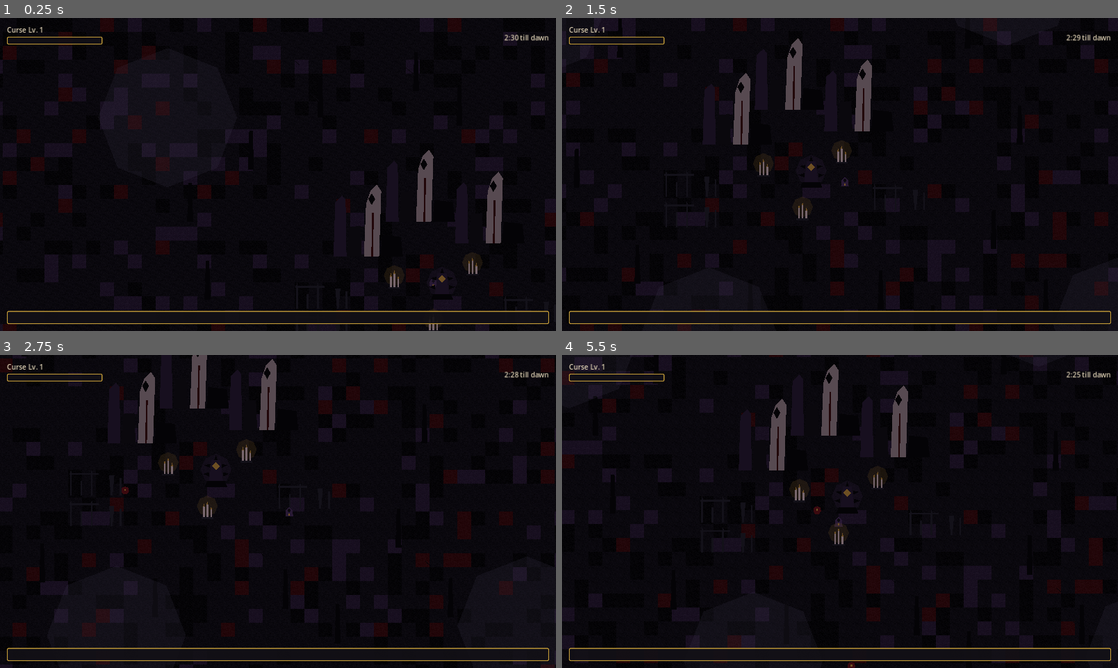
Above: before the commit, frames 1-4 (two rows, left to right).
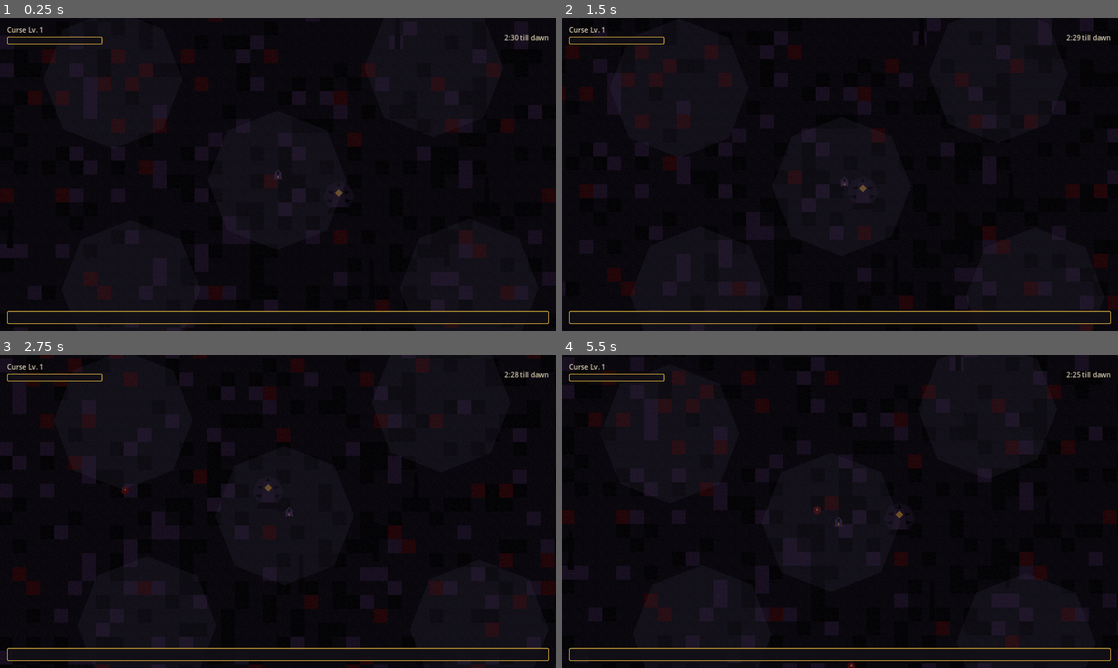
Above: after the commit, the same moments.

Repository: amzer24/sealed-chapel
Game: Godot game, scene res://scenes/main/Main.tscn
Same seed, same stepped clock (60 frames per second), same inputs: the game is played once before the commit and once after it.
Inputs:
- Up to frame 1 (0.25 s): no input
- Up to frame 2 (1.5 s): hold D 0.53-1.28 s; hold S from 1.28 s (still down)
- Up to frame 3 (2.75 s): release S at 2.03 s; hold D from 2.03 s (still down)
- Up to frame 4 (5.5 s): release D at 2.78 s; hold W 2.78-3.53 s; hold A 3.53-5.03 s; hold S from 5.03 s (still down)

The runs differ from the first frame. In frame 1, 8.4% of the frame differs, in the area x 0-100%, y 0-100%; in frame 2, 8.8%; in frame 3, 8.0%; in frame 4, 9.2%.

Commit message:
Replace fixed TileMap with an endless procedural chunk streamer
Per new lock: the map must be procedural/endless, not a single fixed
hand-authored TileMap rectangle.

- World.gd is now a chunk streamer: 32x32-tile chunks (~1024px) load in
  a radius around the player's current chunk and unload once far enough
  behind (LOAD_RADIUS=1 always-resident 3x3 grid, KEEP_RADIUS=2 with
  hysteresis to avoid thrashing at the edge), checked on a lightweight
  0.35s timer instead of every frame.
- Each chunk's ground (procedural TileMap, same weighted-noise technique
  as before) and dressing (dead trees, chapel ruin fragments, candle
  clusters, occasional broken iron fence pieces) are generated from a
  deterministic hash of the chunk's own coordinate, so revisiting a
  chunk regenerates an identical layout without keeping it resident.
  Dressing is scattered randomly and sparsely per chunk -- never enough
  in one chunk to close a loop.
- The bargain shrine landmark is guaranteed to spawn in the world-origin
  chunk, near the player's start position.
- Ground tiles/props are split across a plain  container (always
  behind, never sorted) and the existing Y-sorted  container, so
  Y-sort ordering between the player/enemies/props stays correct even
  though props now belong to dynamically loaded/unloaded chunks.
- Removed the old fixed-size bounds clamp entirely (Player.gd, World.gd):
  per the brief, this prototype keeps streaming instead of adding a soft
  edge, so there is no wall anywhere and the roam is genuinely endless.
- Fog now recenters on the player every frame so the drifting atmosphere
  layer stays visible throughout an endless roam instead of being left
  behind at the origin.
- Enemy waves are unchanged in spirit (still procedural, random
  angle/distance around the player) but no longer clamp to any map
  rectangle.
- README updated throughout to describe the procedural/endless roam and
  documents the streamer's parameters.

Verified headlessly (Godot 4.3): a scripted walk of 3000+px confirms
chunks load in the expected 3x3/hysteresis pattern, actually unload
(chunk keys drop out as the player moves away), and the loaded-chunk
count plateaus (bounded memory) rather than growing unbounded, all with
zero runtime errors. Also re-verified the forced-death -> Game.restart()
path still works end-to-end with the new World (fresh 3x3 chunk grid
loads correctly around the recreated player).

Co-authored-by: Lee Leckenby <amzer24@users.noreply.github.com>

Diff:
--- a/scenes/world/World.tscn
+++ b/scenes/world/World.tscn
@@ -9,7 +9,7 @@
 [node name="CanvasModulate" type="CanvasModulate" parent="."]
 color = Color(0.55, 0.5, 0.62, 1)
 
-[node name="TileMap" type="TileMap" parent="."]
+[node name="Ground" type="Node2D" parent="."]
 
 [node name="YSort" type="Node2D" parent="."]
 y_sort_enabled = true
@@ -18,29 +18,32 @@
 script = ExtResource("2")
 
 [node name="Cloud1" type="Polygon2D" parent="Fog"]
-position = Vector2(500, 420)
+position = Vector2(-420, -220)
 color = Color(0.55, 0.55, 0.62, 0.14)
 polygon = PackedVector2Array(0, -160, 115, -115, 160, 0, 115, 115, 0, 160, -115, 115, -160, 0, -115, -115)
 
 [node name="Cloud2" type="Polygon2D" parent="Fog"]
-position = Vector2(1650, 320)
+position = Vector2(380, -280)
 color = Color(0.55, 0.55, 0.62, 0.14)
 polygon = PackedVector2Array(0, -160, 115, -115, 160, 0, 115, 115, 0, 160, -115, 115, -160, 0, -115, -115)
 
 [node name="Cloud3" type="Polygon2D" parent="Fog"]
-position = Vector2(950, 1220)
+position = Vector2(-320, 300)
 color = Color(0.55, 0.55, 0.62, 0.14)
 polygon = PackedVector2Array(0, -160, 115, -115, 160, 0, 115, 115, 0, 160, -115, 115, -160, 0, -115, -115)
 
 [node name="Cloud4" type="Polygon2D" parent="Fog"]
-position = Vector2(1850, 1150)
+position = Vector2(400, 260)
 color = Color(0.55, 0.55, 0.62, 0.14)
 polygon = PackedVector2Array(0, -160, 115, -115, 160, 0, 115, 115, 0, 160, -115, 115, -160, 0, -115, -115)
 
 [node name="Cloud5" type="Polygon2D" parent="Fog"]
-position = Vector2(280, 1300)
+position = Vector2(20, -20)
 color = Color(0.55, 0.55, 0.62, 0.14)
 polygon = PackedVector2Array(0, -160, 115, -115, 160, 0, 115, 115, 0, 160, -115, 115, -160, 0, -115, -115)
 
 [node name="SpawnTimer" type="Timer" parent="."]
 wait_time = 2.2
+
+[node name="ChunkTimer" type="Timer" parent="."]
+wait_time = 0.35
--- a/scripts/player/Player.gd
+++ b/scripts/player/Player.gd
@@ -3,7 +3,9 @@
 
 ## The player: WASD/arrow movement plus a timed auto-attack that fires at the
 ## nearest enemy in range. Stats are mutated directly by bargain upgrades via
-## `apply_upgrade_stat`.
+## `apply_upgrade_stat`. The roam is endless (chunks stream in around the
+## player in `World.gd`), so there is no bounds clamp here and no wall to
+## hit -- movement is unconstrained in every direction.
 
 const PROJECTILE_SCENE := preload("res://scenes/player/Projectile.tscn")
 
@@ -15,8 +17,6 @@
 @export var pickup_radius := 46.0
 
 var health: float
-var bounds_min := Vector2.ZERO
-var bounds_max := Vector2.ZERO
 
 @onready var attack_timer: Timer = $AttackTimer
 
@@ -36,20 +36,9 @@
 		input_vec = input_vec.normalized()
 	velocity = input_vec * move_speed
 	move_and_slide()
-	_apply_soft_bounds()
 
 func _axis(key_a: Key, key_b: Key) -> float:
 	return 1.0 if (Input.is_physical_key_pressed(key_a) or Input.is_physical_key_pressed(key_b)) else 0.0
-
-## Soft bounds: no walls or colliders, the roam simply cannot walk past the
-## edge of the wood. This is deliberately not a sealed ring.
-func _apply_soft_bounds() -> void:
-	global_position.x = clamp(global_position.x, bounds_min.x, bounds_max.x)
-	global_position.y = clamp(global_position.y, bounds_min.y, bounds_max.y)
-
-func set_bounds(min_pos: Vector2, max_pos: Vector2) -> void:
-	bounds_min = min_pos
-	bounds_max = max_pos
 
 func get_health() -> float:
 	return health
--- a/scripts/world/World.gd
+++ b/scripts/world/World.gd
@@ -1,15 +1,24 @@
 extends Node2D
 
-## Open roaming arena: builds a procedural ground TileMap (no external art
-## needed), scatters haunted-wood / ruined-chapel dressing, spawns the
-## player with soft bounds + camera follow, and runs the enemy spawner.
+## Endless, procedural roam: ground and dressing stream in as square chunks
+## around the player (Survivors-style), not one fixed, hand-authored map
+## rectangle. Chunks load ahead of the player and unload behind them, so
+## there is no hard wall anywhere and no sealed ring.
 ##
-## This is a roam with soft edges, not a sealed ring: the iron fence prop is
-## intentionally broken/partial rather than a closed loop.
+## Each chunk's ground + dressing is generated from a seed derived from its
+## own coordinate, so revisiting a chunk always regenerates the same layout
+## deterministically without needing to keep it resident forever.
 
 const TILE_SIZE := 32
-const MAP_TILES := Vector2i(72, 50)
-const BOUNDS_INSET := 2
+const CHUNK_TILES := 32
+const CHUNK_PIXELS := TILE_SIZE * CHUNK_TILES
+
+## Chunks within LOAD_RADIUS of the player's chunk must always be resident;
+## anything beyond KEEP_RADIUS gets unloaded. The gap between the two is a
+## buffer so chunks don't thrash in and out right at the edge.
+const LOAD_RADIUS := 1
+const KEEP_RADIUS := 2
+const CHUNK_CHECK_INTERVAL := 0.35
 
 const PLAYER_SCENE := preload("res://scenes/player/Player.tscn")
 const ENEMY_SCENE := preload("res://scenes/enemies/Blob.tscn")
@@ -23,22 +32,24 @@
 @export var spawn_interval_min := 0.55
 @export var spawn_ramp_time := 100.0
 
-@onready var tile_map: TileMap = $TileMap
+@onready var ground: Node2D = $Ground
 @onready var ysort: Node2D = $YSort
+@onready var fog: Node2D = $Fog
 @onready var spawn_timer: Timer = $SpawnTimer
+@onready var chunk_timer: Timer = $ChunkTimer
 
 var player: Player
-var bounds_min: Vector2
-var bounds_max: Vector2
+
+var _ground_tile_set: TileSet
+var _ground_source_id := 0
+## Vector2i chunk coord -> {"tile_map": TileMap, "props": Array[Node2D]}
+var _loaded_chunks: Dictionary = {}
+var _player_chunk := Vector2i.ZERO
 
 func _ready() -> void:
-	var pixel_size := Vector2(MAP_TILES) * TILE_SIZE
-	bounds_min = Vector2.ONE * TILE_SIZE * BOUNDS_INSET
-	bounds_max = pixel_size - Vector2.ONE * TILE_SIZE * BOUNDS_INSET
-
-	_build_ground()
-	_scatter_dressing()
-	_spawn_player(pixel_size * 0.5)
+	_build_shared_ground_tile_set()
+	_spawn_player(Vector2.ZERO)
+	_update_chunks(true)
 
 	Game.register_world_container(ysort)
 
@@ -46,11 +57,23 @@
 	spawn_timer.timeout.connect(_on_spawn_timer_timeout)
 	spawn_timer.start()
 
-# ---------------------------------------------------------------------------
-# Ground
-# ---------------------------------------------------------------------------
-
-func _build_ground() -> void:
+	chunk_timer.wait_time = CHUNK_CHECK_INTERVAL
+	chunk_timer.timeout.connect(_on_chunk_timer_timeout)
+	chunk_timer.start()
+
+func _process(_delta: float) -> void:
+	# Fog is atmosphere, not a level feature: keep it centred on the player
+	# so it drifts overhead everywhere in the endless roam, not just near
+	# the start.
+	if player:
+		fog.global_position = player.global_position
+
+# ---------------------------------------------------------------------------
+# Shared procedural ground atlas -- built once and reused by every chunk's
+# TileMap so we never pay the texture-generation cost more than once.
+# ---------------------------------------------------------------------------
+
+func _build_shared_ground_tile_set() -> void:
 	var variants := [Palette.SOOT, Palette.SOOT_DARK, Palette.BRUISE_PURPLE_DARK, Palette.DRIED_BLOOD_DARK]
 	var atlas_image := Image.create(TILE_SIZE * variants.size(), TILE_SIZE, false, Image.FORMAT_RGB8)
 	var rng := RandomNumberGenerator.new()
@@ -74,12 +97,68 @@
 	source.texture_region_size = Vector2i(TILE_SIZE, TILE_SIZE)
 	for v in variants.size():
 		source.create_tile(Vector2i(v, 0))
-	var source_id := tile_set.add_source(source)
-	tile_map.tile_set = tile_set
-
-	for x in MAP_TILES.x:
-		for y in MAP_TILES.y:
-			var weights := [70, 18, 8, 4]
+	_ground_source_id = tile_set.add_source(source)
+	_ground_tile_set = tile_set
+
+# ---------------------------------------------------------------------------
+# Chunk streaming
+# ---------------------------------------------------------------------------
+
+func _world_to_chunk(pos: Vector2) -> Vector2i:
+	return Vector2i(int(floor(pos.x / CHUNK_PIXELS)), int(floor(pos.y / CHUNK_PIXELS)))
+
+func _chunk_distance(a: Vector2i, b: Vector2i) -> int:
+	return max(abs(a.x - b.x), abs(a.y - b.y))
+
+func _on_chunk_timer_timeout() -> void:
+	_update_chunks(false)
+
+func _update_chunks(force: bool) -> void:
+	if not player:
+		return
+	var center := _world_to_chunk(player.global_position)
+	if not force and center == _player_chunk and not _loaded_chunks.is_empty():
+		return
+	_player_chunk = center
+
+	for x in range(center.x - LOAD_RADIUS, center.x + LOAD_RADIUS + 1):
+		for y in range(center.y - LOAD_RADIUS, center.y + LOAD_RADIUS + 1):
+			var coord := Vector2i(x, y)
+			if not _loaded_chunks.has(coord):
+				_load_chunk(coord)
+
+	for coord in _loaded_chunks.keys():
+		if _chunk_distance(coord, center) > KEEP_RADIUS:
+			_unload_chunk(coord)
+
+func _load_chunk(coord: Vector2i) -> void:
+	var origin := Vector2(coord) * CHUNK_PIXELS
+
+	var tile_map := TileMap.new()
+	tile_map.tile_set = _ground_tile_set
+	tile_map.position = origin
+	ground.add_child(tile_map)
+	_paint_chunk_ground(tile_map, coord)
+
+	_loaded_chunks[coord] = {
+		"tile_map": tile_map,
+		"props": _scatter_chunk_dressing(coord, origin),
+	}
+
+func _unload_chunk(coord: Vector2i) -> void:
+	var data: Dictionary = _loaded_chunks[coord]
+	(data.tile_map as Node).queue_free()
+	for prop in data.props:
+		if is_instance_valid(prop):
+			prop.queue_free()
+	_loaded_chunks.erase(coord)
+
+func _paint_chunk_ground(tile_map: TileMap, coord: Vector2i) -> void:
+	var rng := RandomNumberGenerator.new()
+	rng.seed = _chunk_seed(coord, 0)
+	var weights := [70, 18, 8, 4]
+	for x in CHUNK_TILES:
+		for y in CHUNK_TILES:
 			var roll := rng.randi_range(0, 99)
 			var variant := 0
 			var acc := 0
@@ -88,46 +167,57 @@
 				if roll < acc:
 					variant = i
 					break
-			tile_map.set_cell(0, Vector2i(x, y), source_id, Vector2i(variant, 0))
-
-# ---------------------------------------------------------------------------
-# Dressing (kitbashed haunted wood + ruined chapel), hand placed so the
-# layout stays a deliberate broken clearing rather than a sealed ring.
-# ---------------------------------------------------------------------------
-
-func _scatter_dressing() -> void:
-	var center := Vector2(MAP_TILES) * TILE_SIZE * 0.5
-
-	_place(PROP_CHAPEL_RUIN, center + Vector2(-160, -60))
-	_place(PROP_CHAPEL_RUIN, center + Vector2(120, -90))
-	_place(PROP_CHAPEL_RUIN, center + Vector2(-40, -140))
-	_place(PROP_BARGAIN_SHRINE, center + Vector2(20, 40))
-	_place(PROP_CANDLE_CLUSTER, center + Vector2(-90, 10))
-	_place(PROP_CANDLE_CLUSTER, center + Vector2(90, -20))
-	_place(PROP_CANDLE_CLUSTER, center + Vector2(0, 110))
-
-	# Broken fence segments flanking the chapel clearing on two sides only.
-	_place(PROP_IRON_FENCE, center + Vector2(-260, 60))
-	_place(PROP_IRON_FENCE, center + Vector2(-260, 130))
-	_place(PROP_IRON_FENCE, center + Vector2(220, 90))
-
-	var tree_offsets := [
-		Vector2(-420, -260), Vector2(-520, 40), Vector2(-380, 260),
-		Vector2(-120, 340), Vector2(180, 320), Vector2(440, 180),
-		Vector2(500, -60), Vector2(380, -280), Vector2(60, -360),
-		Vector2(-260, -380), Vector2(560, 340), Vector2(-560, -140),
-		Vector2(300, 400), Vector2(-40, -440),
-	]
-	for offset in tree_offsets:
-		var pos: Vector2 = center + offset
-		pos.x = clamp(pos.x, bounds_min.x, bounds_max.x)
-		pos.y = clamp(pos.y, bounds_min.y, bounds_max.y)
-		_place(PROP_DEAD_TREE, pos)
-
-func _place(scene: PackedScene, pos: Vector2) -> void:
+			tile_map.set_cell(0, Vector2i(x, y), _ground_source_id, Vector2i(variant, 0))
+
+## Deterministic integer hash so a chunk always regenerates the same ground
+## and dressing when revisited, without needing to store it while unloaded.
+func _chunk_seed(coord: Vector2i, salt: int) -> int:
+	var h := coord.x * 374761393 + coord.y * 668265263 + salt * 2147483647
+	h = (h ^ (h >> 13)) * 1274126177
+	return h ^ (h >> 16)
+
+# ---------------------------------------------------------------------------
+# Dressing (kitbashed haunted wood + ruined chapel). Scattered sparsely and
+# randomly per chunk -- never enough in one chunk to form a closed loop, so
+# the iron fence in particular stays a broken fragment, not a ring.
+# ---------------------------------------------------------------------------
+
+func _scatter_chunk_dressing(coord: Vector2i, origin: Vector2) -> Array[Node2D]:
+	var props: Array[Node2D] = []
+	var rng := RandomNumberGenerator.new()
+	rng.seed = _chunk_seed(coord, 1)
+
+	# The world-origin chunk always carries the bargain shrine landmark, so
+	# it's guaranteed visible near the player's starting position.
+	if coord == Vector2i.ZERO:
+		props.append(_spawn_prop(PROP_BARGAIN_SHRINE, Vector2(140, 90)))
+
+	for i in rng.randi_range(2, 5):
+		props.append(_spawn_prop(PROP_DEAD_TREE, _random_point_in_chunk(rng, origin)))
+
+	if rng.randf() < 0.35:
+		props.append(_spawn_prop(PROP_CHAPEL_RUIN, _random_point_in_chunk(rng, origin)))
+
+	if rng.randf() < 0.3:
+		props.append(_spawn_prop(PROP_CANDLE_CLUSTER, _random_point_in_chunk(rng, origin)))
+
+	if rng.randf() < 0.25:
+		props.append(_spawn_prop(PROP_IRON_FENCE, _random_point_in_chunk(rng, origin)))
+
+	return props
+
+func _random_point_in_chunk(rng: RandomNumberGenerator, origin: Vector2) -> Vector2:
+	var margin := TILE_SIZE * 2.0
+	return origin + Vector2(
+		rng.randf_range(margin, CHUNK_PIXELS - margin),
+		rng.randf_range(margin, CHUNK_PIXELS - margin)
+	)
+
+func _spawn_prop(scene: PackedScene, pos: Vector2) -> Node2D:
 	var instance := scene.instantiate()
 	ysort.add_child(instance)
 	instance.global_position = pos
+	return instance
 
 # ---------------------------------------------------------------------------
 # Player + camera
@@ -137,16 +227,12 @@
 	player = PLAYER_SCENE.instantiate() as Player
 	ysort.add_child(player)
 	player.global_position = spawn_pos
-	player.set_bounds(bounds_min, bounds_max)
-
-	var camera := player.get_node("Camera2D") as Camera2D
-	camera.limit_left = int(bounds_min.x)
-	camera.limit_top = int(bounds_min.y)
-	camera.limit_right = int(bounds_max.x)
-	camera.limit_bottom = int(bounds_max.y)
-
-# ---------------------------------------------------------------------------
-# Enemy waves
+	# No bounds are set on the player/camera: the roam is endless and keeps
+	# streaming chunks in every direction, so there is no wall to clamp to.
+
+# ---------------------------------------------------------------------------
+# Enemy waves (still fully procedural: random angle/distance around the
+# player, no map-bounds clamp needed since the roam has no edge)
 # ---------------------------------------------------------------------------
 
 func _on_spawn_timer_timeout() -> void:
@@ -171,7 +257,4 @@
 func _random_spawn_point_around_player() -> Vector2:
 	var angle := randf() * TAU
 	var dist := randf_range(340, 460)
-	var pos := player.global_position + Vector2(cos(angle), sin(angle)) * dist
-	pos.x = clamp(pos.x, bounds_min.x, bounds_max.x)
-	pos.y = clamp(pos.y, bounds_min.y, bounds_max.y)
-	return pos
+	return player.global_position + Vector2(cos(angle), sin(angle)) * dist
Not shown, changed: README.md
